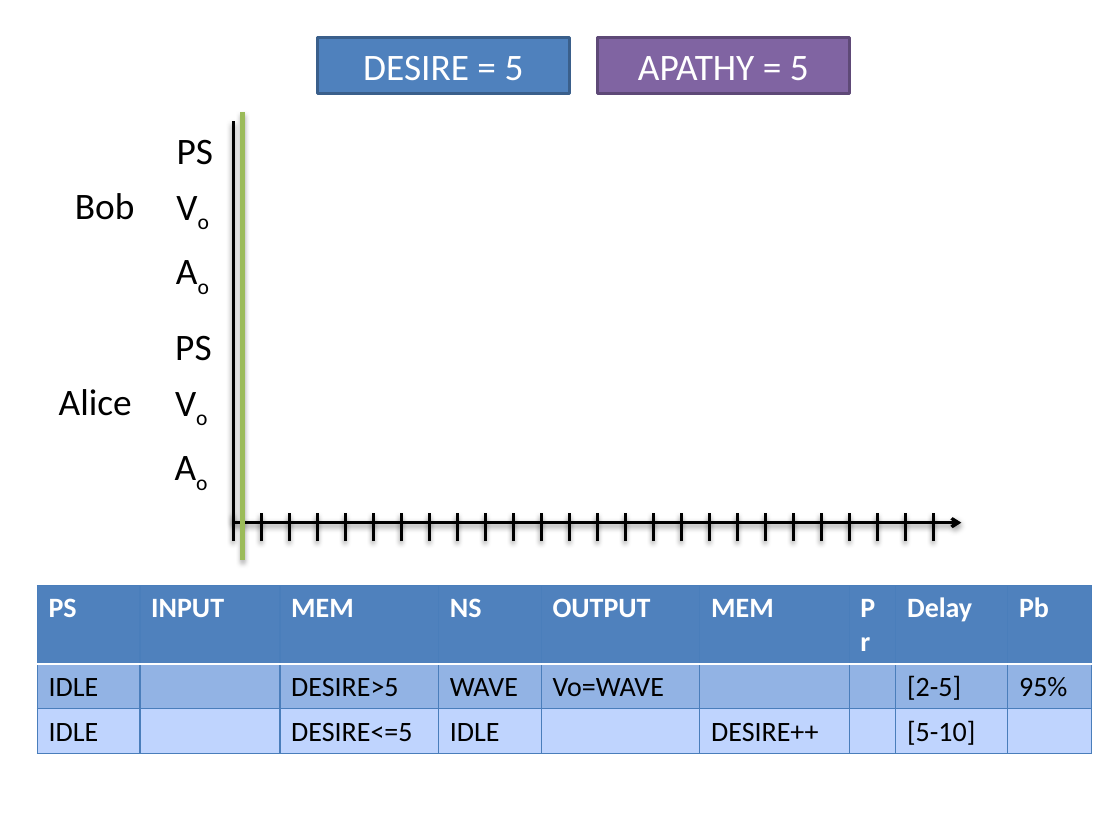
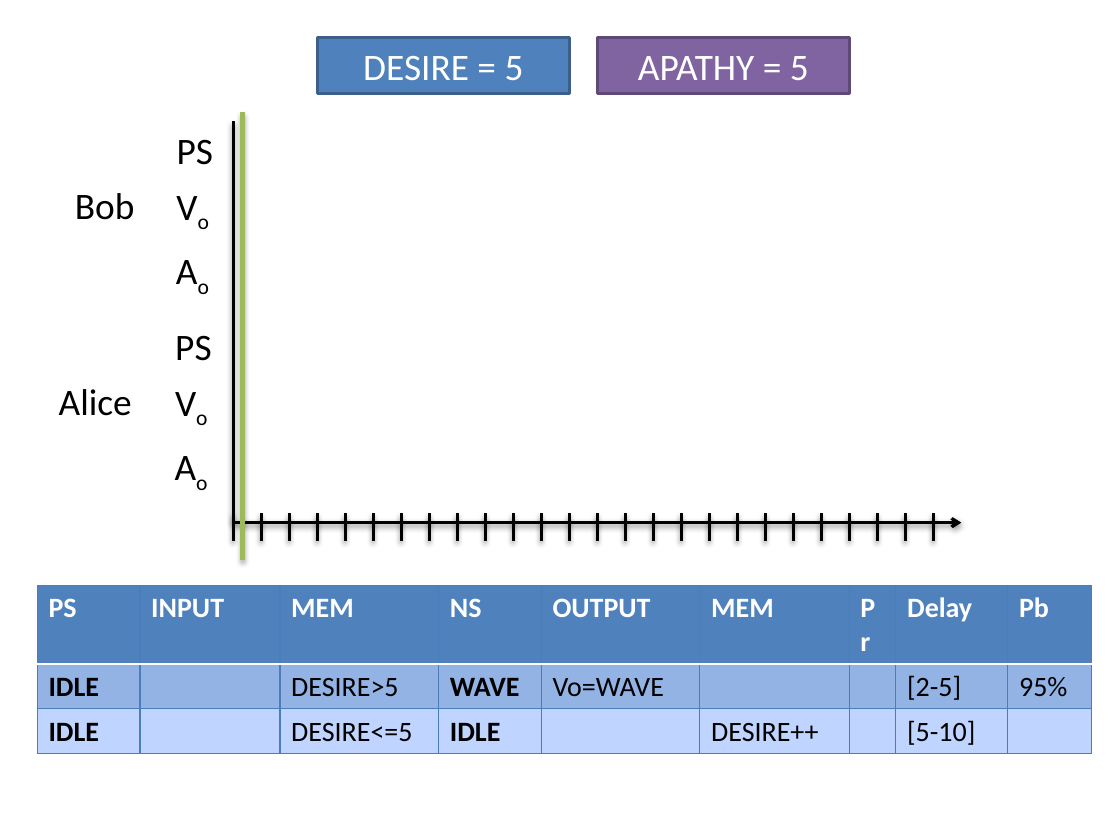
Before and after one commit to ericmercer/workload, a slide deck: slide 9 of publications_and_presentations/FVHMS-2014.pptx. Drawn at 1120x840 pixels with LibreOffice and Linux fonts; fonts in the diff are those of the drawing; background and template pictures are left out. Boxes give left, top, right and bottom in pixels: in the first picture for what was removed or moved away, otherwise in the second. Text is boxed around its words. In the diff, an @@ line names an element or a change of style, - is before the commit and + after.

```diff
--- a/publications_and_presentations/FVHMS-2014.pptx
+++ b/publications_and_presentations/FVHMS-2014.pptx
@@ table at box(37, 586, 1093, 749) @@
@@ bold on in "IDLE", "WAVE", "IDLE", "IDLE" @@
```
Also in this commit, not shown: 18 other slides changed, 6 slides added, 9 slides removed.
